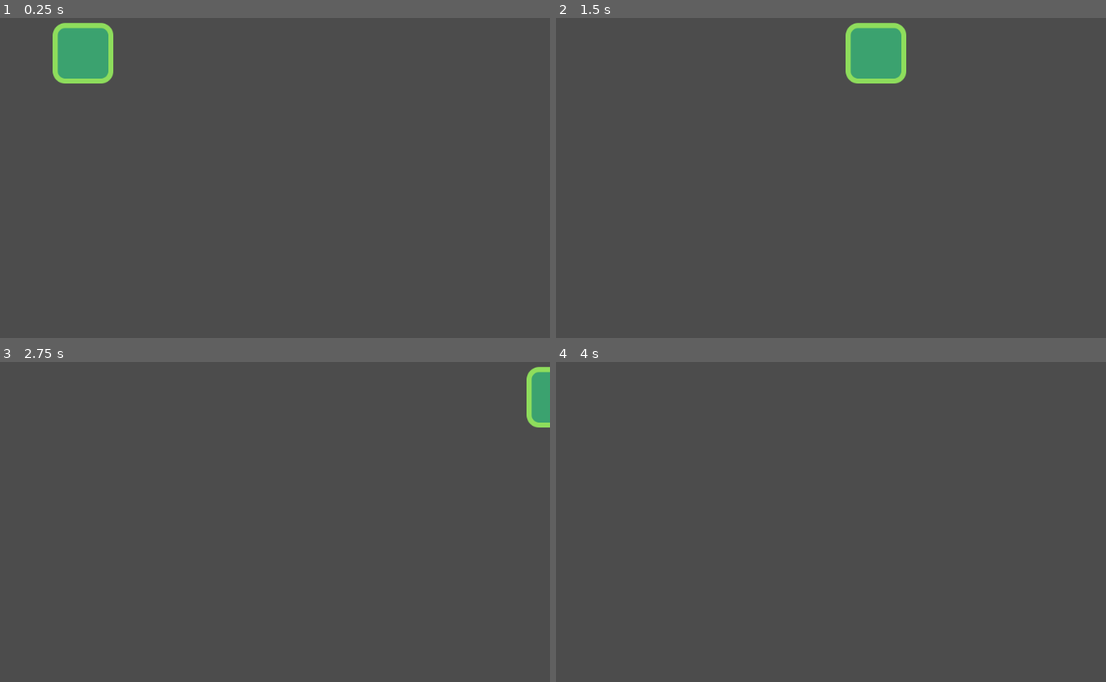
Above: before the commit, frames 1-4 (two rows, left to right).
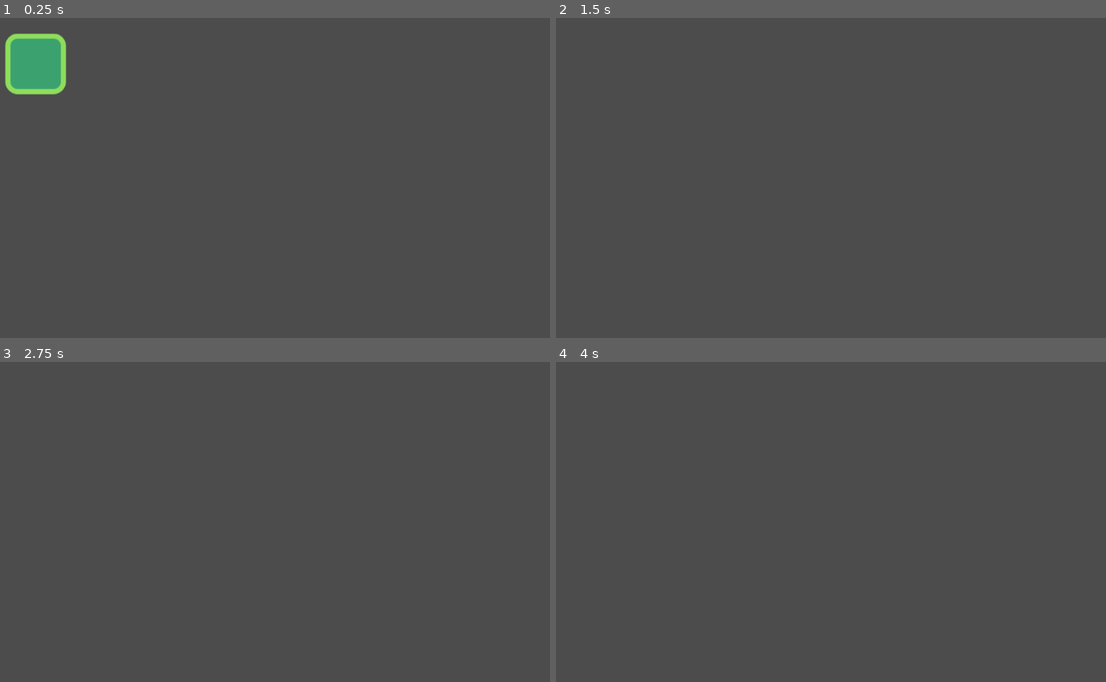
Above: after the commit, the same moments.

Repository: walizw/GodotProjects
Game: Godot game, scene res://prefabs/player.tscn
Two runs of this game, one before a commit and one after it. Both use one fixed random seed, a clock stepped at 60 frames per second and the inputs below. The project has no main scene, so this scene is started directly.
Inputs:
- Up to frame 1 (0.25 s): no input
- Up to frame 2 (1.5 s): no input
- Up to frame 3 (2.75 s): no input
- Up to frame 4 (4 s): tap Enter at 3.5 s

The runs differ from the first frame. In frame 1, 3.7% of the frame differs, in the area x 0-21%, y 1-24%; in frame 2, 2.0%; in frame 3, 0.8%; in frame 4, nothing differs.

Commit message:
adding gravity

Diff:
--- a/1. Platformer/prefabs/player.tscn
+++ b/1. Platformer/prefabs/player.tscn
@@ -9,6 +9,7 @@
 [node name="player" type="KinematicBody2D"]
 position = Vector2( 210, 172 )
 script = ExtResource( 2 )
+grav = 500.0
 
 [node name="Player" type="Sprite" parent="."]
 position = Vector2( 0, -48 )
--- a/1. Platformer/scripts/actor.gd
+++ b/1. Platformer/scripts/actor.gd
@@ -1,7 +1,9 @@
 extends KinematicBody2D
 class_name Actor
 
+export var grav: = 3000.0
+var velocity: = Vector2.ZERO
+
 func _physics_process(delta: float) -> void:
-	# executed every frame (30/60 times a sec)
-	var velocity: = Vector2 (300, 0)
+	velocity.y += grav * delta
 	move_and_slide (velocity)
